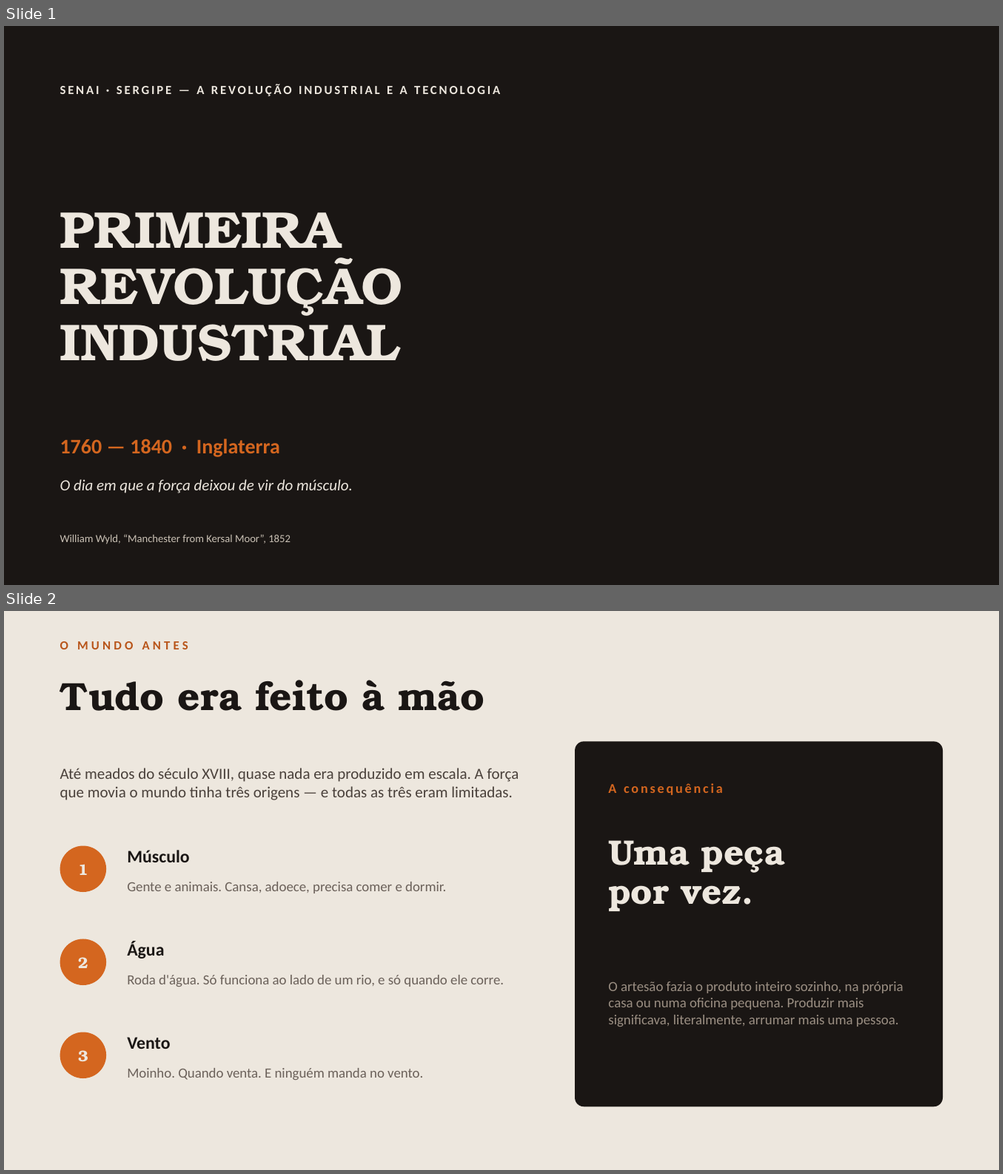
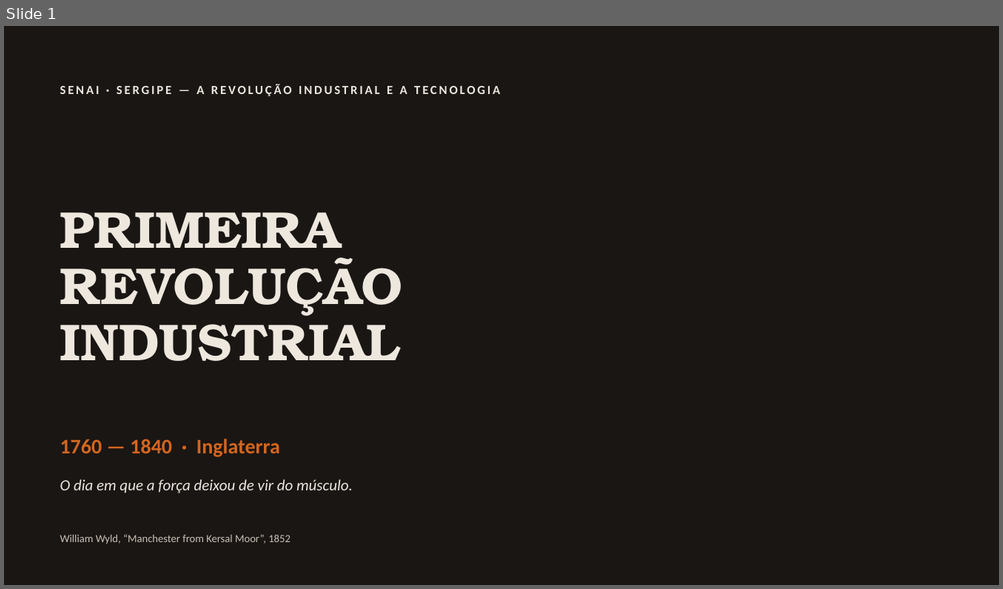
Before and after one commit to guirab734/industry, a slide deck: docs/primeira-revolucao-industrial.pptx. Shown one above the other, each under a label of ours: slides 1 and 2 before the commit, slide 1 after it. The pictures are 1003x1174 and 1003x589 pixels, drawn with LibreOffice and Linux fonts; fonts in the diff are those of the drawing; background and template pictures are left out. Boxes give left, top, right and bottom in pixels: in the first picture for what was removed or moved away, otherwise in the second. Text is boxed around its words. In the diff, an @@ line names an element or a change of style, - is before the commit and + after.

Commit message:
Slide enxugado para tópicos e com as perguntas do enunciado
Reduz de 12 para 10 slides e corta o texto corrido: cada slide passa a
ter entre 128 e 309 caracteres, contra 600+ antes. O que era parágrafo
virou tópico curto; o que era explicação foi para a nota de orador.

Principais mudanças:
- Capa mantida como estava
- Têxtil e ferrovia viram um slide só, com as duas gravuras lado a lado
- Linha do tempo fica só com ano e nome, sem descrição
- O custo social perde os cartões e vira quatro tópicos ao lado da gravura

As cinco perguntas de discussão que eu havia escrito saem, e entram as
cinco do enunciado, que cobrem as quatro revoluções. As respostas curtas
de cada uma estão na nota de orador desse slide.

```diff
--- a/docs/primeira-revolucao-industrial.pptx
+++ b/docs/primeira-revolucao-industrial.pptx
@@ slide 2 removed at box(4, 611, 999, 1170), background #EDE7DE @@
@@ text removed at box(60, 641, 188, 649) @@
-O MUNDO ANTES
@@ text removed at box(60, 680, 485, 711) @@
-Tudo era feito à mão
@@ rounded rectangle removed at box(575, 741, 942, 1107) @@
@@ text removed at box(60, 768, 519, 800) @@
-Até meados do século XVIII, quase nada era produzido em escala. A força que movia o mundo tinha três origens — e todas as três eram limitadas.
@@ text removed at box(608, 783, 723, 795) @@
-A consequência
@@ ellipse removed at box(60, 846, 106, 892) @@
@@ text removed at box(127, 850, 189, 863) @@
-Músculo
@@ text removed at box(608, 840, 785, 911) @@
-Uma peça
-por vez.
@@ text removed at box(78, 864, 88, 875) @@
-1
@@ text removed at box(127, 882, 446, 894) @@
-Gente e animais. Cansa, adoece, precisa comer e dormir.
@@ ellipse removed at box(60, 940, 106, 985) @@
@@ text removed at box(127, 941, 164, 959) @@
-Água
@@ text removed at box(78, 957, 88, 968) @@
-2
@@ text removed at box(127, 975, 504, 987) @@
-Roda d'água. Só funciona ao lado de um rio, e só quando ele corre.
@@ text removed at box(608, 982, 903, 1027) @@
-O artesão fazia o produto inteiro sozinho, na própria casa ou numa oficina pequena. Produzir mais significava, literalmente, arrumar mais uma pessoa.
@@ ellipse removed at box(60, 1033, 106, 1079) @@
@@ text removed at box(78, 1051, 88, 1062) @@
-3
@@ text removed at box(127, 1037, 170, 1049) @@
-Vento
@@ text removed at box(127, 1068, 423, 1080) @@
-Moinho. Quando venta. E ninguém manda no vento.
```
Also in this commit, not shown: 6 slides changed, 3 slides added, 4 other slides removed.
